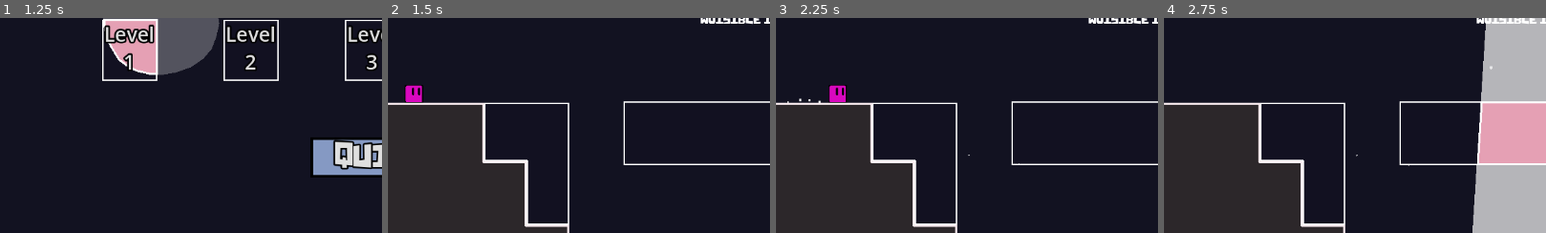
Above: before the commit, frames 1-4 (left to right).
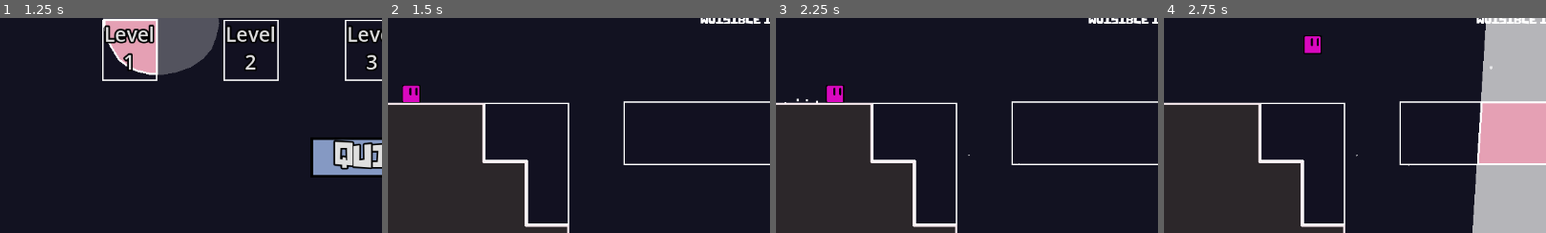
Above: after the commit, the same moments.

Repository: WeDoThingsHere/Godot-Jam-June-2025
Game: Godot game, scene res://scenes/Levels/start_menu.tscn
The game is run twice, just before and just after one commit, with the same random seed, the same clock (stepped at 60 frames per second) and the same inputs.
Inputs:
- Up to frame 1 (1.25 s): click "Play" at 0.5 s
- Up to frame 2 (1.5 s): click "Level 1" at 1.25 s
- Up to frame 3 (2.25 s): tap Enter (ui_accept) at 2 s; hold D (move_right) from 2.03 s (still down)
- Up to frame 4 (2.75 s): keep holding D (move_right); tap Space (jump) at 2.27 s
The pictures show only the part of the screen within x 1-51%, y 40-90%; the shares and areas given below are measured in that part.

Frame 1 is identical in both runs. In frame 2, 0.3% of the frame differs, in the area x 3-10%, y 31-40%; in frame 3, 0.3%; in frame 4, 0.4%, in the area x 36-42%, y 8-17%.

Commit message:
Finalized game submission

Diff:
--- a/project.godot
+++ b/project.godot
@@ -13,7 +13,7 @@
 config/name="New Game Project"
 run/main_scene="uid://cp6apdwnnqdvi"
 config/features=PackedStringArray("4.4", "GL Compatibility")
-config/icon="res://icon.svg"
+config/icon="uid://cqwkv814xntg0"
 
 [autoload]
 
--- a/scenes/AudioPlayer.tscn
+++ b/scenes/AudioPlayer.tscn
@@ -10,12 +10,13 @@
 
 [node name="Music Player" type="AudioStreamPlayer" parent="."]
 stream = ExtResource("2_nn5wq")
-volume_db = -10.524
+volume_db = -14.698
 parameters/looping = true
 
 [node name="Death Sound" type="AudioStreamPlayer" parent="."]
 stream = ExtResource("3_ndch2")
+volume_db = -13.123
 
 [node name="UI Sound" type="AudioStreamPlayer" parent="."]
 stream = ExtResource("4_1xcxp")
-volume_db = -13.911
+volume_db = -20.208
--- a/scenes/Levels/001_LevelOne.tscn
+++ b/scenes/Levels/001_LevelOne.tscn
@@ -164,12 +164,6 @@
 offset_bottom = 1950.0
 color = Color(0.0705882, 0.0705882, 0.129412, 1)
 
-[node name="Player" parent="." instance=ExtResource("8_o0sr6")]
-position = Vector2(-521, 48)
-SQUISH_TIME = 0.0
-SQUISH = 0.0
-COYOTE_TIME = 0.0
-
 [node name="Controls" type="Control" parent="."]
 layout_mode = 3
 anchors_preset = 0
@@ -192,6 +186,7 @@
 horizontal_alignment = 1
 
 [node name="Some Platforms are only visible in the light!" type="Label" parent="Controls"]
+layout_mode = 0
 offset_left = 446.0
 offset_top = 220.0
 offset_right = 755.0
@@ -203,6 +198,9 @@
 wvisible in the light!"
 horizontal_alignment = 1
 
+[node name="Player" parent="." instance=ExtResource("8_o0sr6")]
+position = Vector2(-525, 39)
+
 [editable path="Platforms/PlatformBox"]
 [editable path="Platforms/PlatformBox2"]
 [editable path="Lights/TiltingLight"]
--- a/scenes/Levels/002_LevelTwo.tscn
+++ b/scenes/Levels/002_LevelTwo.tscn
@@ -288,9 +288,6 @@
 
 [node name="CollisionShape2D" type="CollisionShape2D" parent="WorldBounds/Killzone"]
 shape = SubResource("WorldBoundaryShape2D_4ntff")
-
-[node name="Player" parent="." instance=ExtResource("7_4ntff")]
-position = Vector2(-525, 18)
 
 [node name="DustSpawner" parent="." instance=ExtResource("8_4ntff")]
 position = Vector2(2, -11)
@@ -302,6 +299,9 @@
 offset_right = 3379.0
 offset_bottom = 1950.0
 color = Color(0.0705882, 0.0705882, 0.129412, 1)
+
+[node name="Player" parent="." instance=ExtResource("7_4ntff")]
+position = Vector2(-535, 17)
 
 [editable path="True Platforms/TruePlatform"]
 [editable path="True Platforms/TruePlatform2"]
--- a/scenes/Levels/003_LevelThree.tscn
+++ b/scenes/Levels/003_LevelThree.tscn
@@ -398,10 +398,7 @@
 color = Color(0.0705882, 0.0705882, 0.129412, 1)
 
 [node name="Player" parent="." instance=ExtResource("4_2y5ga")]
-position = Vector2(-544, 48)
-SQUISH_TIME = 0.0
-SQUISH = 0.0
-COYOTE_TIME = 0.0
+position = Vector2(-534, 54)
 
 [editable path="Platforms/Elevator4/Elevator3/PlatformBox"]
 [editable path="Platforms/Elevator4/Elevator3/PlatformBox2"]
--- a/scenes/Levels/004_LevelFour.tscn
+++ b/scenes/Levels/004_LevelFour.tscn
@@ -193,10 +193,7 @@
 color = Color(0.0705882, 0.0705882, 0.129412, 1)
 
 [node name="Player" parent="." instance=ExtResource("8_os36c")]
-position = Vector2(-521, 51)
-SQUISH_TIME = 0.0
-SQUISH = 0.0
-COYOTE_TIME = 0.0
+position = Vector2(-543, 52)
 
 [editable path="Platforms/PlatformBox2"]
 [editable path="Platforms/PlatformBox"]
--- a/scenes/Levels/005_LevelFive.tscn
+++ b/scenes/Levels/005_LevelFive.tscn
@@ -275,10 +275,7 @@
 color = Color(0.0705882, 0.0705882, 0.129412, 1)
 
 [node name="Player" parent="." instance=ExtResource("8_7ntk6")]
-position = Vector2(-516, 44)
-SQUISH_TIME = 0.0
-SQUISH = 0.0
-COYOTE_TIME = 0.0
+position = Vector2(-537, 45)
 
 [editable path="Platforms/PlatformBox"]
 [editable path="Platforms/PlatformBox2"]
Not shown, added: export_presets.cfg
Not shown: 1 places in scenes/Bad_Level_Lmao.tscn that only renumber resources
Not shown: 1 places in scenes/Levels/001_LevelOne.tscn that only renumber resources
Not shown: 1 places in scenes/Levels/002_LevelTwo.tscn that only renumber resources
Not shown: 1 places in scenes/Levels/003_LevelThree.tscn that only renumber resources
Not shown: 1 places in scenes/Levels/004_LevelFour.tscn that only renumber resources
Not shown: 1 places in scenes/Levels/005_LevelFive.tscn that only renumber resources
Not shown: 1 places in scenes/Prefabs/Player.tscn that only renumber resources
